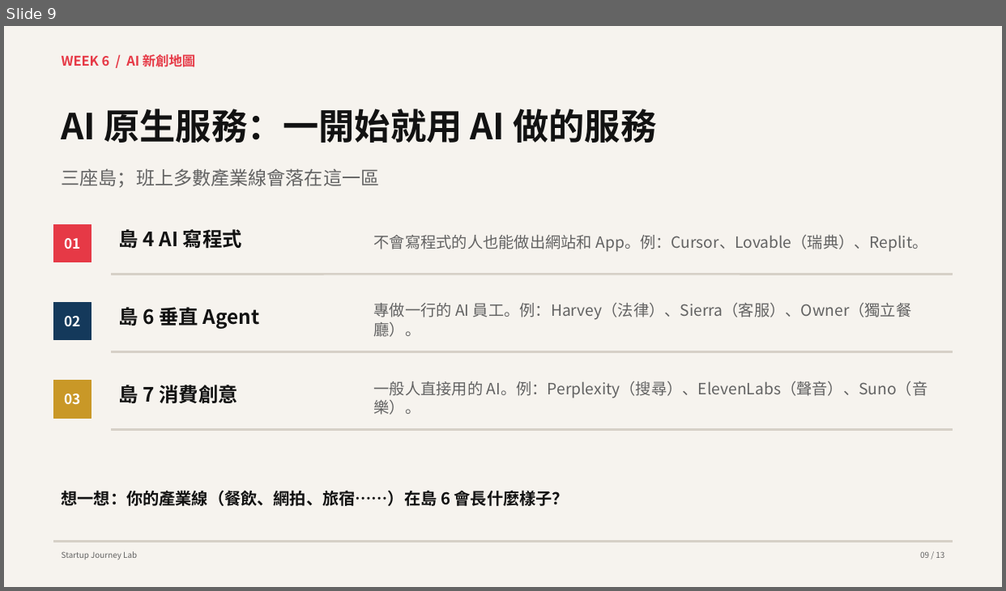
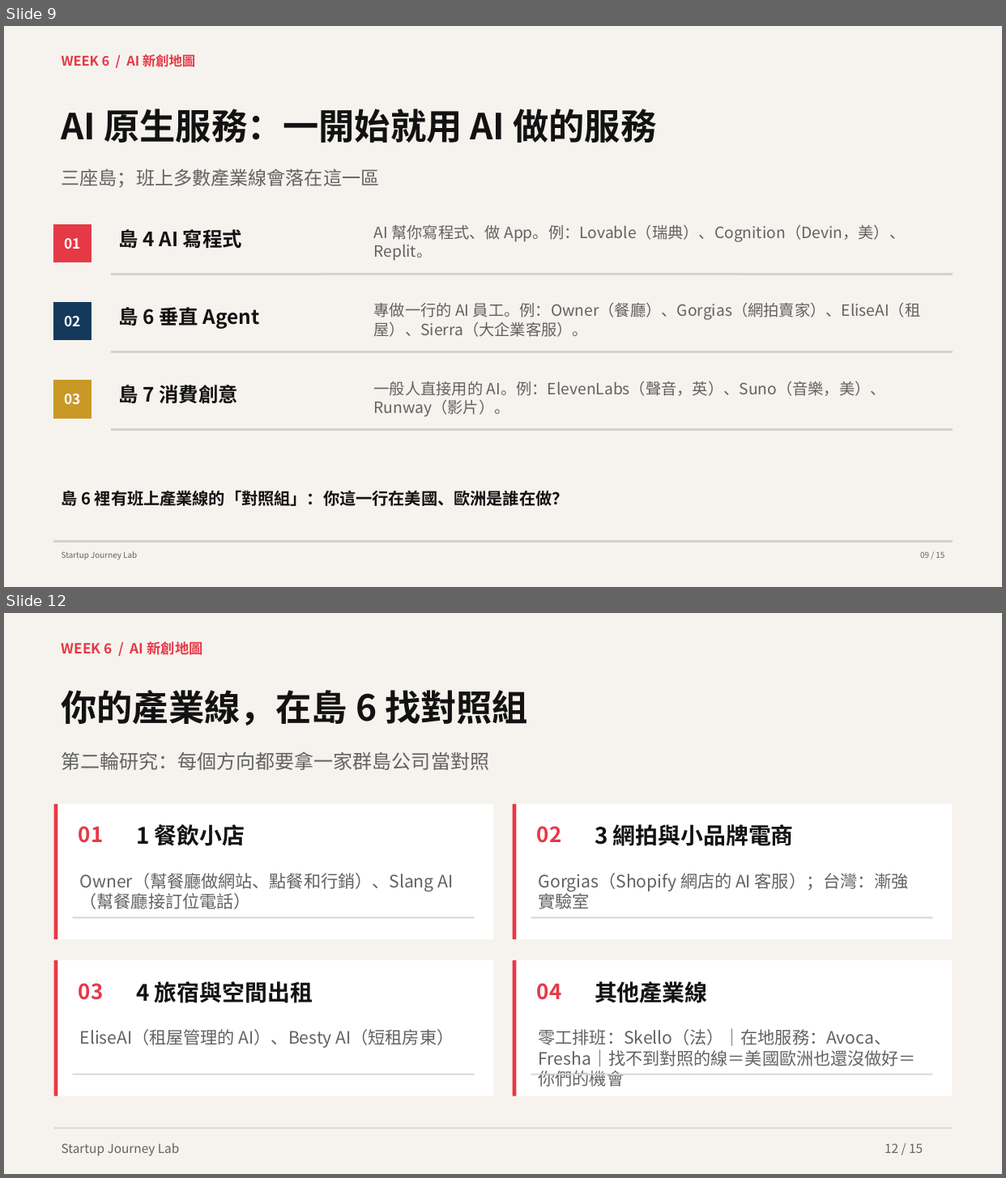
Before and after one commit to hpyuan1220/startup-journey-lab-app, a slide deck: materials/Week6_教學簡報.pptx. Shown one above the other, each under a label of ours: slide 9 before the commit, slides 9 and 12 after it; the slides between them are not shown. The pictures are 1006x591 and 1006x1178 pixels, drawn with LibreOffice and Linux fonts; fonts in the diff are those of the drawing. Boxes give left, top, right and bottom in pixels: in the first picture for what was removed or moved away, otherwise in the second. Text is boxed around its words. In the diff, an @@ line names an element or a change of style, - is before the commit and + after.

```diff
--- a/materials/Week6_教學簡報.pptx
+++ b/materials/Week6_教學簡報.pptx
@@ slide 12 added at [4,613,1002,1174], background #F6F3EE @@
@@ text added at [62,641,203,655], 13.5 pt, text #E63946, bold @@
+WEEK 6 / AI 新創地圖
@@ text added at [62,690,528,726], 34.5 pt, text #121212, bold @@
+你的產業線，在島 6 找對照組
@@ text added at [62,752,489,770], 18.8 pt, text #626262 @@
+第二輪研究：每個方向都要拿一家群島公司當對照
@@ rectangle added at [54,804,494,939], fill #FFFFFF @@
@@ rectangle added at [54,804,58,939], fill #E63946 @@
@@ rectangle added at [513,804,953,939], fill #FFFFFF @@
@@ rectangle added at [513,804,516,939], fill #E63946 @@
@@ text added at [79,826,104,843], 20.2 pt, text #E63946, bold @@
+01
@@ text added at [136,824,245,846], 21.8 pt, text #121212, bold @@
+1 餐飲小店
@@ text added at [537,826,562,843], 20.2 pt, text #E63946, bold @@
+02
@@ text added at [594,824,794,846], 21.8 pt, text #121212, bold @@
+3 網拍與小品牌電商
@@ text added at [80,873,453,909], 16.5 pt, text #626262 @@
+Owner（幫餐廳做網站、點餐和行銷）、Slang AI（幫餐廳接訂位電話）
@@ text added at [539,873,909,909], 16.5 pt, text #626262 @@
+Gorgias（Shopify 網店的 AI 客服）；台灣：漸強實驗室
@@ rectangle added at [73,917,474,918], fill #D9D5CF @@
@@ rectangle added at [531,917,932,918], fill #D9D5CF @@
@@ rectangle added at [54,961,494,1097], fill #FFFFFF @@
@@ rectangle added at [54,961,58,1097], fill #E63946 @@
@@ rectangle added at [513,961,953,1097], fill #FFFFFF @@
@@ rectangle added at [513,961,516,1097], fill #E63946 @@
@@ text added at [79,983,104,1000], 20.2 pt, text #E63946, bold @@
+03
@@ text added at [136,982,313,1003], 21.8 pt, text #121212, bold @@
+4 旅宿與空間出租
@@ text added at [537,983,562,1000], 20.2 pt, text #E63946, bold @@
+04
@@ text added at [594,982,707,1003], 21.8 pt, text #121212, bold @@
+其他產業線
@@ text added at [80,1029,454,1048], 16.5 pt, text #626262 @@
+EliseAI（租屋管理的 AI）、Besty AI（短租房東）
@@ text added at [539,1029,916,1087], 16.5 pt, text #626262 @@
+零工排班：Skello（法）｜在地服務：Avoca、Fresha｜找不到對照的線＝美國歐洲也還沒做好＝你們的機會
@@ rectangle added at [73,1074,474,1076], fill #D9D5CF @@
@@ rectangle added at [531,1074,932,1076], fill #D9D5CF @@
@@ rectangle added at [54,1128,953,1130], fill #D9D5CF @@
@@ text added at [62,1144,180,1157], 12 pt, text #626262 @@
+Startup Journey Lab
@@ text added at [884,1144,923,1153], 12 pt, text #626262 @@
+12 / 15
@@ slide 9 changed as well @@
@@ text at [374,224,905,261]: text changed @@
-不會寫程式的人也能做出網站和 App。例：Cursor、Lovable（瑞典）、Replit。
+AI 幫你寫程式、做 App。例：Lovable（瑞典）、Cognition（Devin，美）、Replit。
@@ text at [374,302,921,337]: text changed @@
-專做一行的 AI 員工。例：Harvey（法律）、Sierra（客服）、Owner（獨立餐廳）。
+專做一行的 AI 員工。例：Owner（餐廳）、Gorgias（網拍賣家）、EliseAI（租屋）、Sierra（大企業客服）。
@@ text at [374,381,886,417]: text changed @@
-一般人直接用的 AI。例：Perplexity（搜尋）、ElevenLabs（聲音）、Suno（音樂）。
+一般人直接用的 AI。例：ElevenLabs（聲音，英）、Suno（音樂，美）、Runway（影片）。
@@ text at [62,490,569,506]: text changed @@
-想一想：你的產業線（餐飲、網拍、旅宿……）在島 6 會長什麼樣子？
+島 6 裡有班上產業線的「對照組」：你這一行在美國、歐洲是誰在做？
```
Also in this commit, not shown: 12 other slides changed, 1 other slide added, 4 other files.
